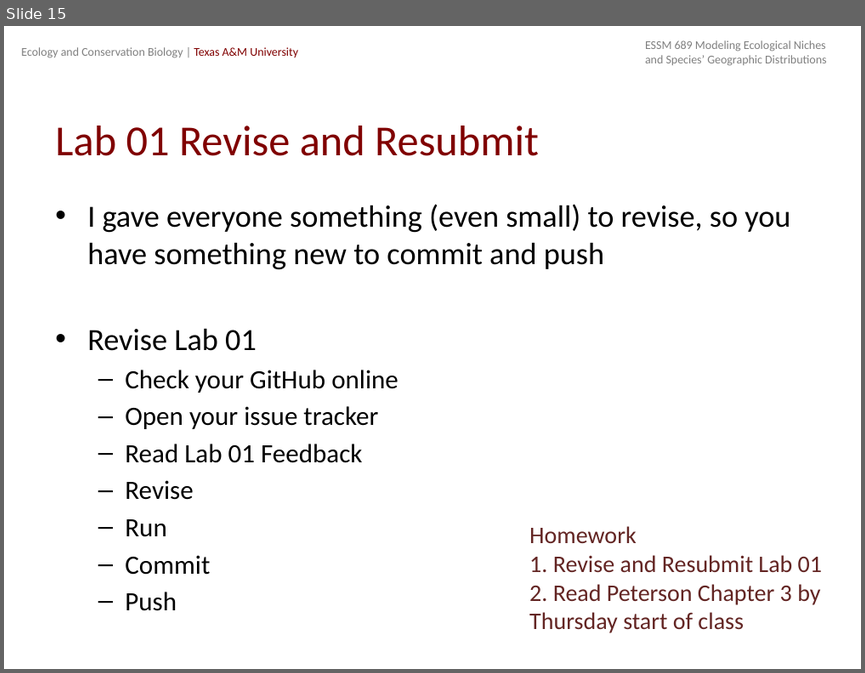
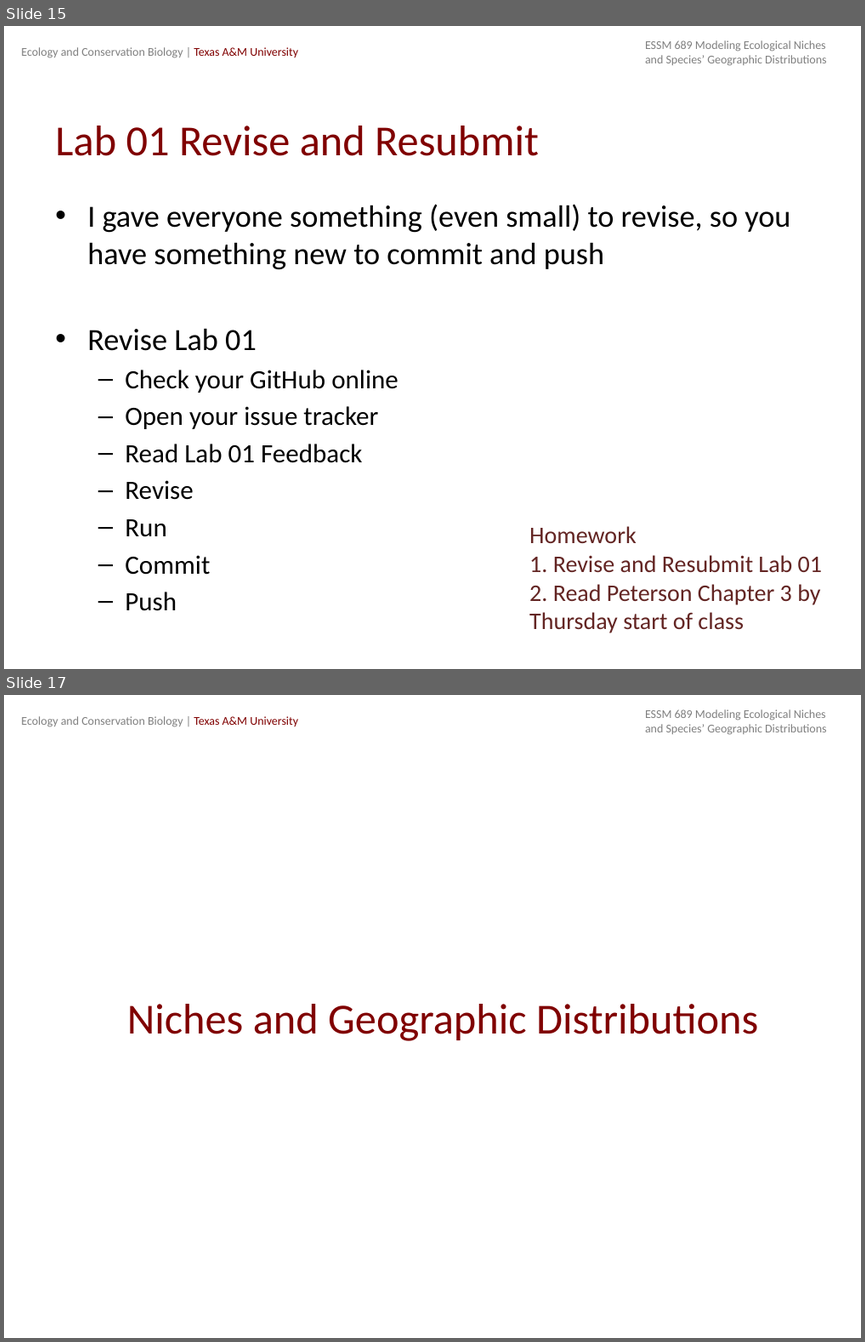
Before and after one commit to michellelawing/ECCB689, a slide deck: Slides/Week 2. Niches_and_Distributions_a.pptx. Shown one above the other, each under a label of ours: slide 15 before the commit, slides 15 and 17 after it; the slides between them are not shown. The pictures are 865x673 and 865x1342 pixels, drawn with LibreOffice and Linux fonts; fonts in the diff are those of the drawing. Boxes give left, top, right and bottom in pixels: in the first picture for what was removed or moved away, otherwise in the second. Text is boxed around its words. In the diff, an @@ line names an element or a change of style, - is before the commit and + after.

```diff
--- a/Slides/Week 2. Niches_and_Distributions_a.pptx
+++ b/Slides/Week 2. Niches_and_Distributions_a.pptx
@@ slide 17 added at [4, 695, 861, 1338], background #FFFFFF; not listed: 2 template elements that a slide beside it also shows @@
@@ text added at [127, 1004, 758, 1041], 36 pt, text #800000 @@
+Niches and Geographic Distributions
```
Also in this commit, not shown: 1 slide changed, 16 other slides added, 1 other file.
